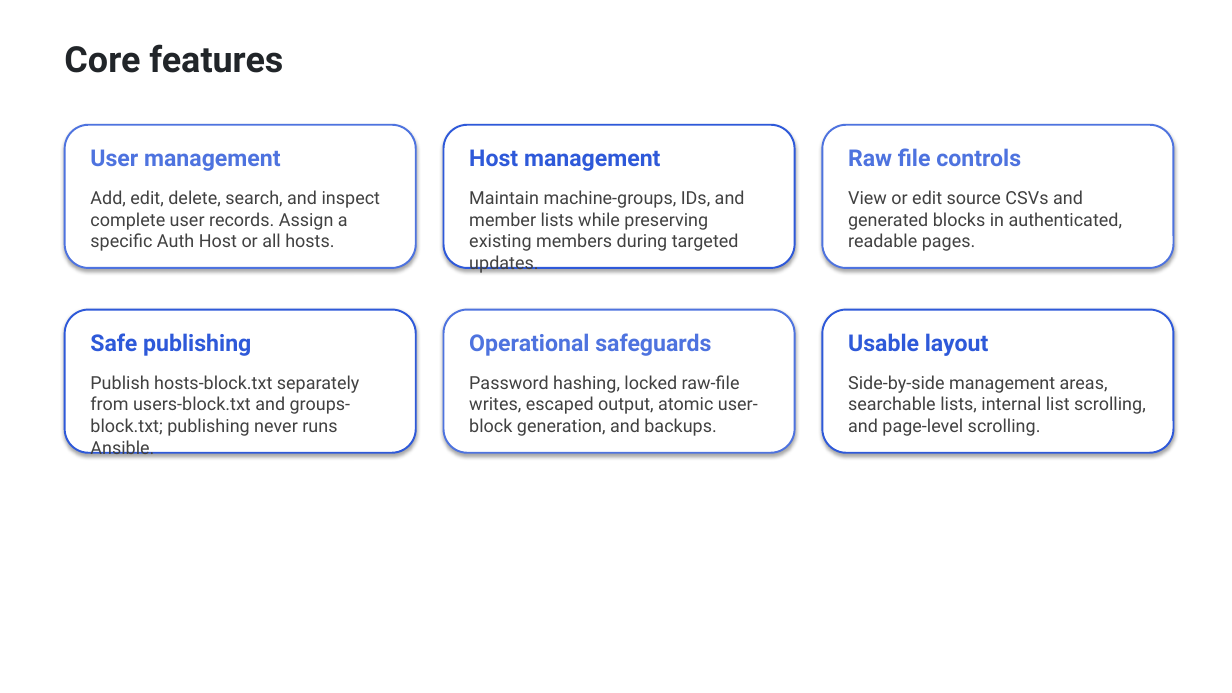
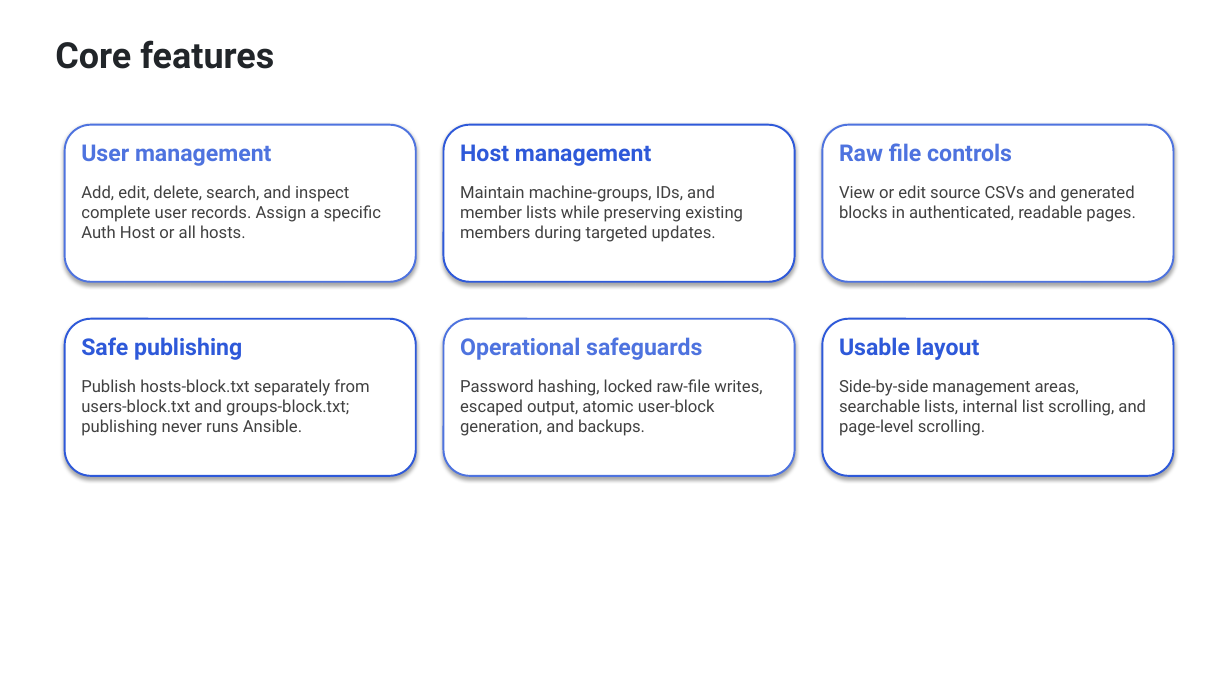
Before and after one commit to tomsandholm/csv-user-manager, a slide deck: slide 4 of docs/csv-user-manager-presentation.pptx. Drawn at 1232x693 pixels with LibreOffice and Linux fonts; fonts in the diff are those of the drawing. Boxes give left, top, right and bottom in pixels: in the first picture for what was removed or moved away, otherwise in the second. Text is boxed around its words. In the diff, an @@ line names an element or a change of style, - is before the commit and + after.

```diff
--- a/docs/csv-user-manager-presentation.pptx
+++ b/docs/csv-user-manager-presentation.pptx
@@ rounded rectangle resized from (x1=65, y1=125, x2=416, y2=268) to (x1=65, y1=125, x2=416, y2=282) @@
@@ rounded rectangle resized from (x1=444, y1=125, x2=795, y2=268) to (x1=444, y1=125, x2=795, y2=282) @@
@@ rounded rectangle resized from (x1=823, y1=125, x2=1174, y2=268) to (x1=823, y1=125, x2=1174, y2=282) @@
@@ 4 texts moved together from (x1=64, y1=44, x2=1021, y2=171) to (x1=55, y1=40, x2=1012, y2=166) @@
@@ rounded rectangle resized from (x1=65, y1=310, x2=416, y2=453) to (x1=65, y1=319, x2=416, y2=476) @@
@@ rounded rectangle resized from (x1=444, y1=310, x2=795, y2=453) to (x1=444, y1=319, x2=795, y2=476) @@
@@ rounded rectangle resized from (x1=823, y1=310, x2=1174, y2=453) to (x1=823, y1=319, x2=1174, y2=476) @@
@@ 3 texts moved together from (x1=90, y1=333, x2=989, y2=356) to (x1=81, y1=337, x2=980, y2=360) @@
@@ text "Publish hosts-block.txt separately from users-block.txt ..." moved from (x1=90, y1=375, x2=360, y2=436) to (x1=81, y1=379, x2=369, y2=436) @@
@@ text "Password hashing, locked raw-file writes, ..." moved from (x1=469, y1=375, x2=758, y2=436) to (x1=460, y1=379, x2=762, y2=436) @@
@@ size 14 to 13 pt in 6 elements at (x1=81, y1=185, x2=381, y2=238), (x1=460, y1=185, x2=743, y2=242), (x1=839, y1=185, x2=1136, y2=222), (x1=81, y1=379, x2=369, y2=436), (x1=460, y1=379, x2=762, y2=436), (x1=839, y1=379, x2=1146, y2=436) @@
@@ text "Side-by-side management areas, searchable lists, ..." moved from (x1=848, y1=375, x2=1146, y2=436) to (x1=839, y1=379, x2=1146, y2=436) @@
```
Also in this commit, not shown: 2 other slides changed, 1 other file.
